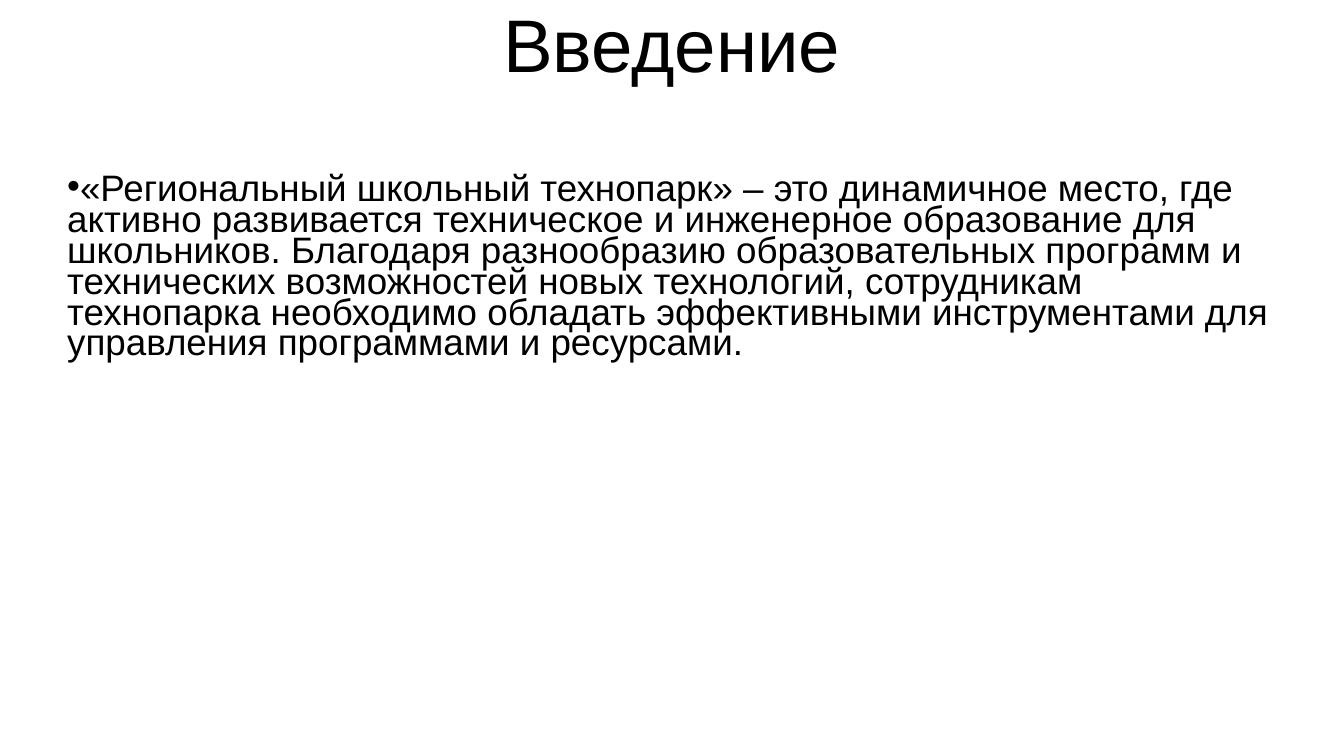
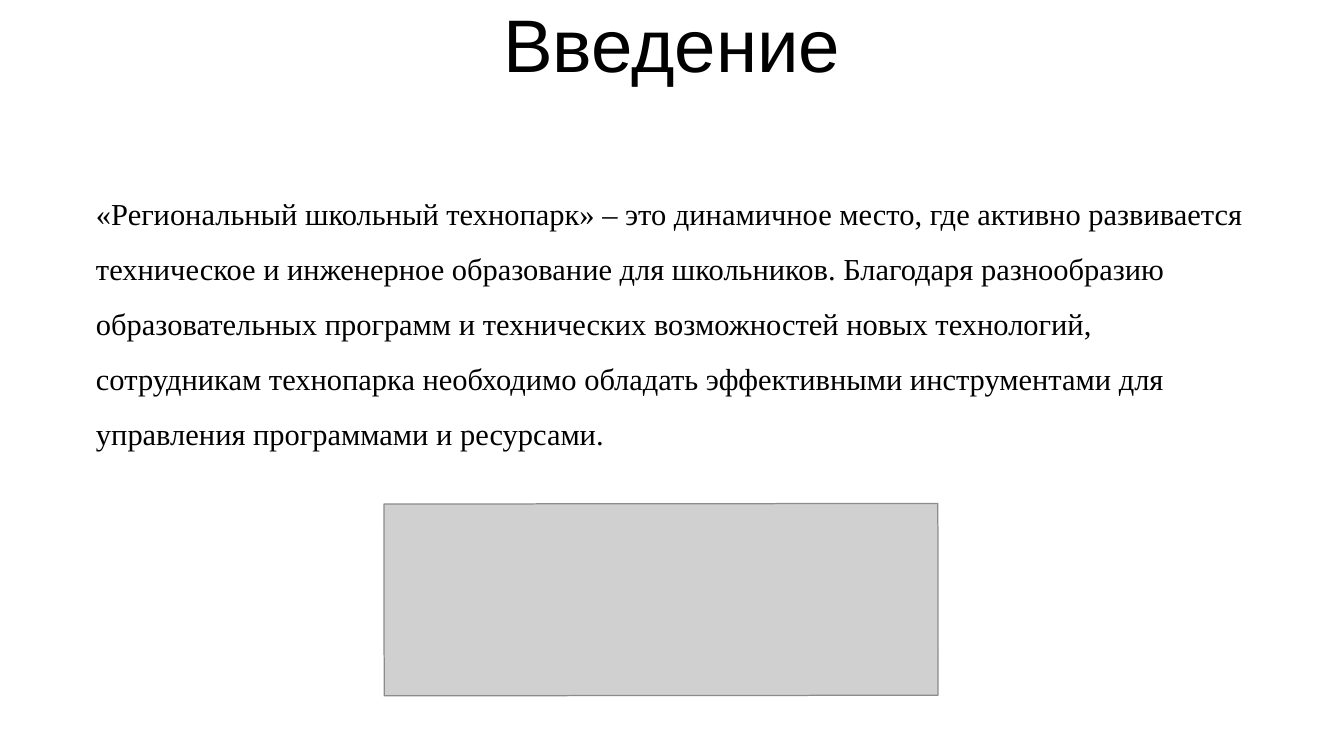
Before and after one commit to RAdKuzur/ASTU, a slide deck: slide 2 of Дипломная работа/Презентация диплома.pptx. Drawn at 1344x756 pixels with LibreOffice and Linux fonts; fonts in the diff are those of the drawing; grey boxes stand for pictures. Boxes give left, top, right and bottom in pixels: in the first picture for what was removed or moved away, otherwise in the second. Text is boxed around its words. In the diff, an @@ line names an element or a change of style, - is before the commit and + after.

```diff
--- a/Дипломная работа/Презентация диплома.pptx
+++ b/Дипломная работа/Презентация диплома.pptx
@@ text "«Региональный школьный технопарк» – это ...": place and size @@
-text "«Региональный школьный технопарк» – это ..." at <box>67,173,1268,363</box>
+text "«Региональный школьный технопарк» – это ..." at <box>96,204,1242,451</box>
@@ text "«Региональный школьный технопарк» – это ..." at <box>96,204,1242,451</box>: size 21.7 to 18 pt, font Arial to Times New Roman; bullet • to none; line spacing 0.7 to 1.5 @@
@@ picture added at <box>384,503,938,696</box> @@
```
Also in this commit, not shown: 1 other slide changed, 8 slides added, 5 slides removed, 3 other files.
